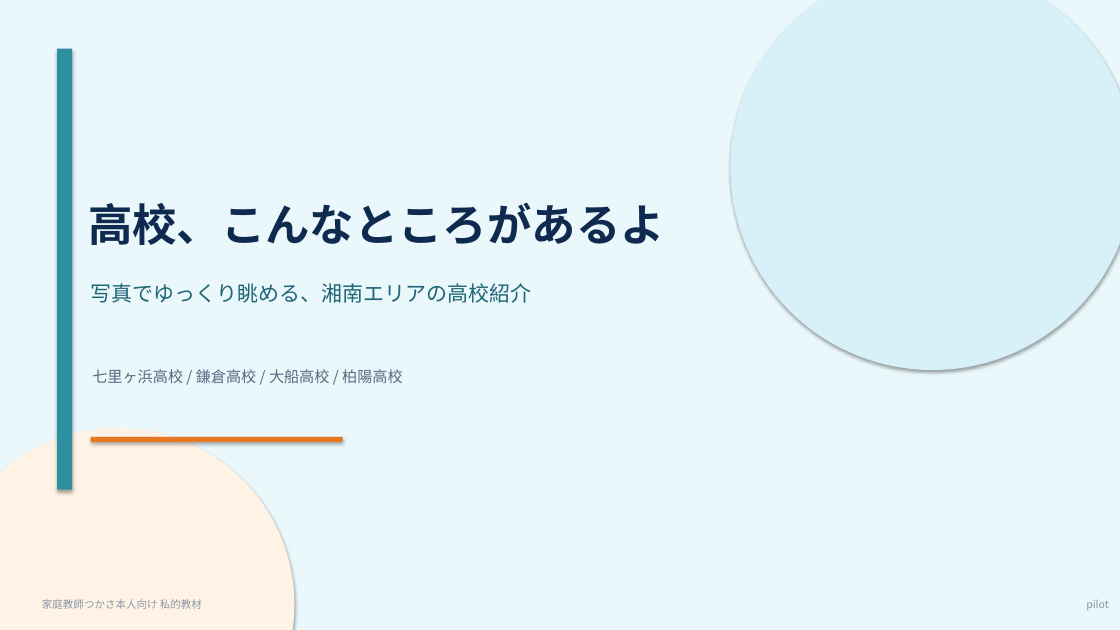
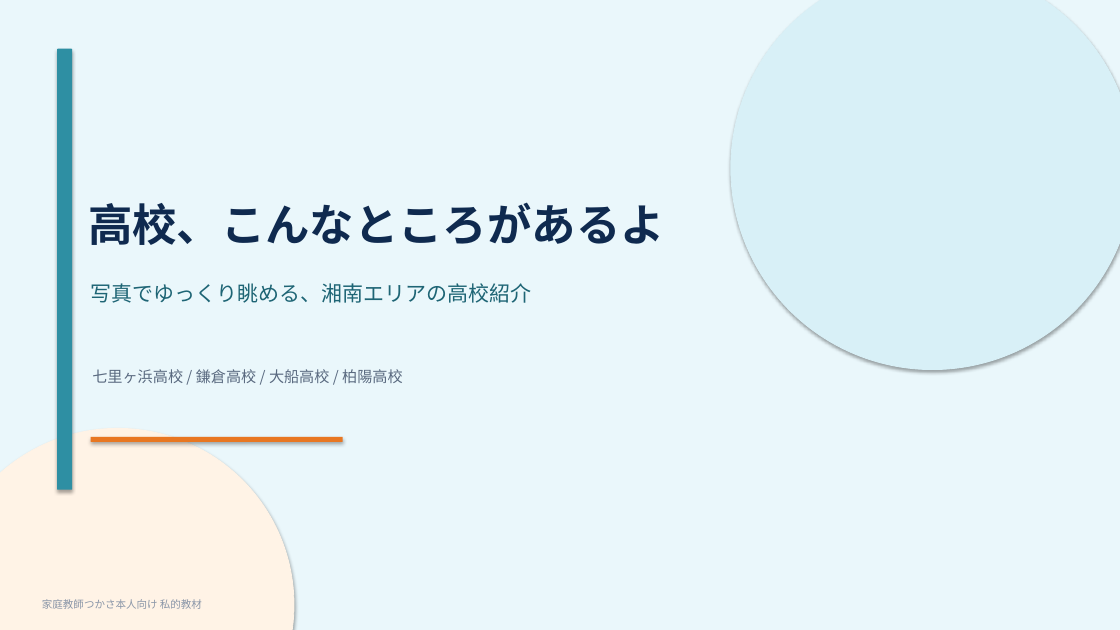
Before and after one commit to ofmeton/all-good-ops, a slide deck: slide 1 of outputs/tutoring/tsukasa/school-slides/deck_part1.pptx. Drawn at 1120x630 pixels with LibreOffice and Linux fonts; fonts in the diff are those of the drawing. Boxes give left, top, right and bottom in pixels: in the first picture for what was removed or moved away, otherwise in the second. Text is boxed around its words. In the diff, an @@ line names an element or a change of style, - is before the commit and + after.

```diff
--- a/outputs/tutoring/tsukasa/school-slides/deck_part1.pptx
+++ b/outputs/tutoring/tsukasa/school-slides/deck_part1.pptx
@@ text removed at (1086,600,1108,610) @@
-pilot
```
Also in this commit, not shown: 2 other slides changed, 37 other files.
